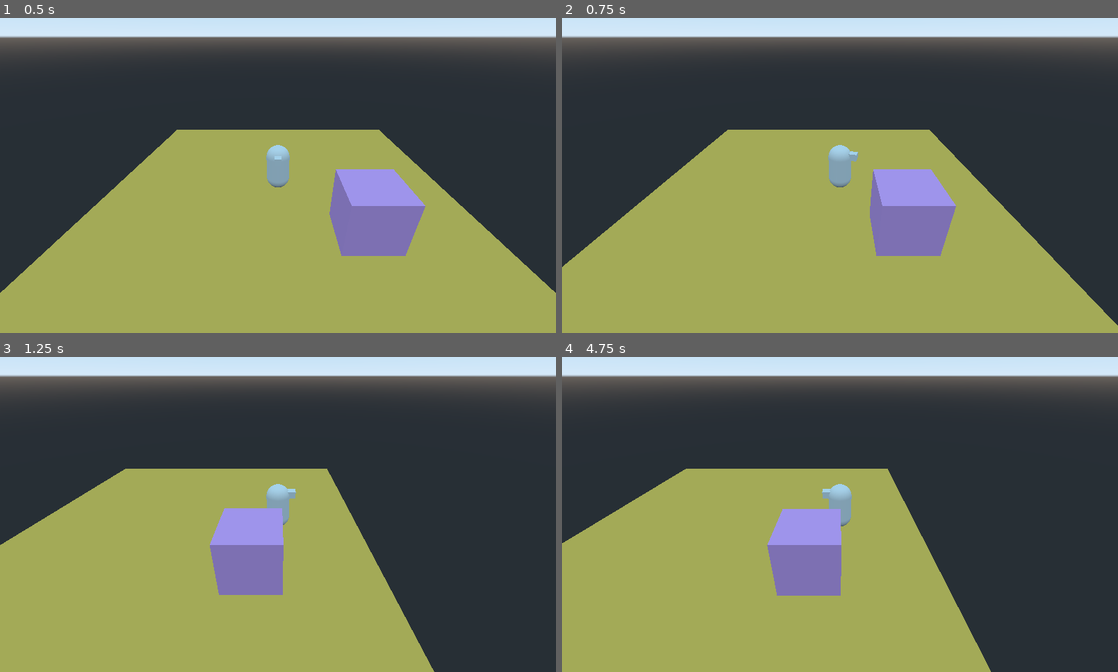
Above: before the commit, frames 1-4 (two rows, left to right).
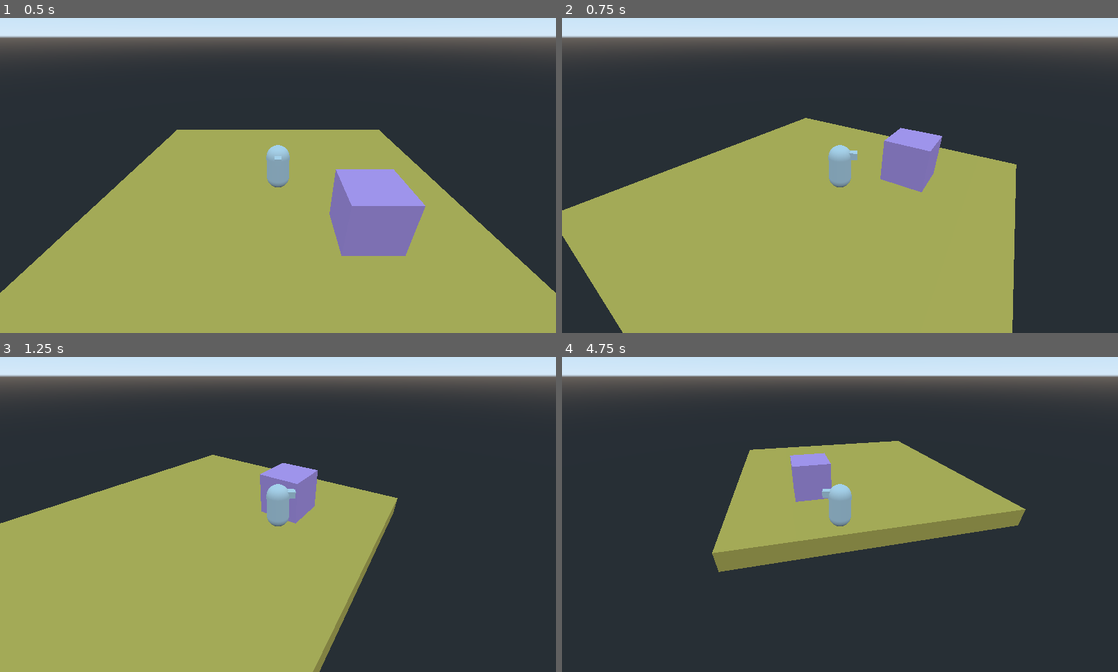
Above: after the commit, the same moments.

Repository: dsvoid/3d1
Game: Godot game, scene res://scenes and scripts/Level.tscn
The game is run twice, just before and just after one commit, with the same random seed, the same clock (stepped at 60 frames per second) and the same inputs.
Inputs (mouse positions are in pixels of both pictures, inside the frame that each line leads up to):
- Up to frame 1 (0.5 s): no input
- Up to frame 2 (0.75 s): tap Enter at 0.5 s; move the mouse to (962, 153) at 0.52 s; hold D (move_right) from 0.53 s (still down)
- Up to frame 3 (1.25 s): keep holding D (move_right)
- Up to frame 4 (4.75 s): move the mouse to (728, 527) at 1.27 s; release D (move_right) at 1.28 s; hold S (move_down) 1.28-2.03 s; move the mouse to (895, 438) at 2.02 s; hold D (move_right) 2.03-2.78 s; move the mouse to (812, 574) at 2.77 s; hold W (move_up) 2.78-3.53 s; move the mouse to (1006, 558) at 3.52 s; hold A (move_left) from 3.53 s (still down); move the mouse to (673, 460) at 4.27 s

Frame 1 is identical in both runs. In frame 2, 14% of the frame differs, in the area x 0-100%, y 31-100%; in frame 3, 11%; in frame 4, 42%, in the area x 0-84%, y 26-100%.

Commit message:
#4 player movement is now relative to camera. lerp_angle() makes the rotation look weird so maybe override it if there's mouse movement while moving?

Diff:
--- /dev/null
+++ b/scenes and scripts/CameraRig.gd
@@ -0,0 +1,19 @@
+extends Position3D
+
+var look_sensitivity : float = 15.0
+var mouse_delta : Vector2 = Vector2()
+
+onready var player = get_parent()
+
+func _ready():
+	pass
+
+func _input(event):
+	if event is InputEventMouseMotion:
+		mouse_delta = event.relative
+
+func _process(delta):
+	var rot = mouse_delta.x * look_sensitivity * delta
+	rotation_degrees.y -= rot
+	# clear mouse delta after processing
+	mouse_delta = Vector2()
--- a/scenes and scripts/Player.gd
+++ b/scenes and scripts/Player.gd
@@ -19,9 +19,13 @@
 	input_dir.x = int(Input.is_action_pressed("move_left")) - int(Input.is_action_pressed("move_right"))
 	input_dir.z = int(Input.is_action_pressed("move_up")) - int(Input.is_action_pressed("move_down"))
 	input_dir = input_dir.normalized()
+
 	if input_dir == Vector3.ZERO:
 		apply_friction(stop_accel * delta)
 	else:
+		var input_rotated = Vector2(input_dir.x,input_dir.z).rotated(-camera_rig.rotation.y)
+		input_dir.x = input_rotated.x
+		input_dir.z = input_rotated.y
 		apply_movement(input_dir * move_accel * delta)
 		apply_rotation(input_dir,delta)
 
--- a/scenes and scripts/Player.tscn
+++ b/scenes and scripts/Player.tscn
@@ -1,5 +1,6 @@
-[gd_scene load_steps=5 format=2]
+[gd_scene load_steps=6 format=2]
 
+[ext_resource path="res://scenes and scripts/CameraRig.gd" type="Script" id=1]
 [ext_resource path="res://scenes and scripts/Player.gd" type="Script" id=2]
 
 [sub_resource type="CapsuleShape" id=1]
@@ -30,6 +31,7 @@
 
 [node name="CameraRig" type="Position3D" parent="."]
 transform = Transform( 1, 0, 0, 0, 1, 0, 0, 0, 1, 0, 1, 0 )
+script = ExtResource( 1 )
 
 [node name="Camera" type="Camera" parent="CameraRig"]
 transform = Transform( -1, -1.62921e-07, 2.82187e-07, 0, 0.866025, 0.5, -3.25841e-07, 0.5, -0.866025, 0, 6, -9 )
